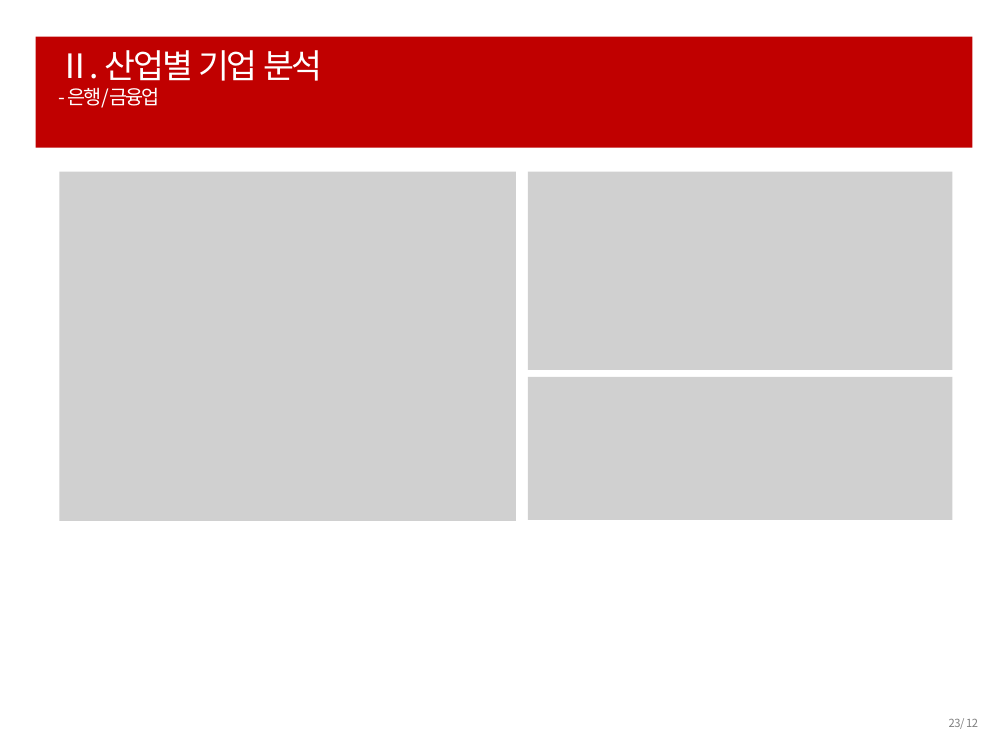
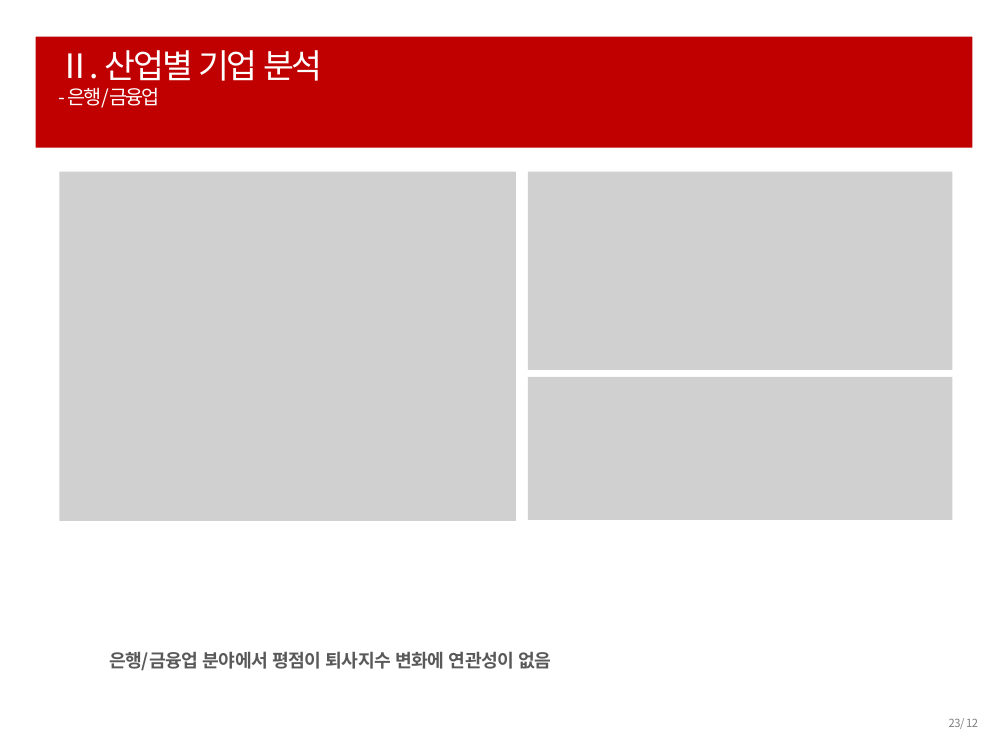
Before and after one commit to ParkHwan/R-studio, a slide deck: slide 23 of project/발표용(이경재) ppt.pptx. Drawn at 1008x756 pixels with LibreOffice and Linux fonts; fonts in the diff are those of the drawing; grey boxes stand for pictures. Boxes give left, top, right and bottom in pixels: in the first picture for what was removed or moved away, otherwise in the second. Text is boxed around its words. In the diff, an @@ line names an element or a change of style, - is before the commit and + after.

```diff
--- a/project/발표용(이경재) ppt.pptx
+++ b/project/발표용(이경재) ppt.pptx
@@ text added at bbox=[109, 651, 552, 671], 13 pt, text #595959, bold @@
+은행/금융업 분야에서 평점이 퇴사지수 변화에 연관성이 없음
```
Also in this commit, not shown: 13 other slides changed.
